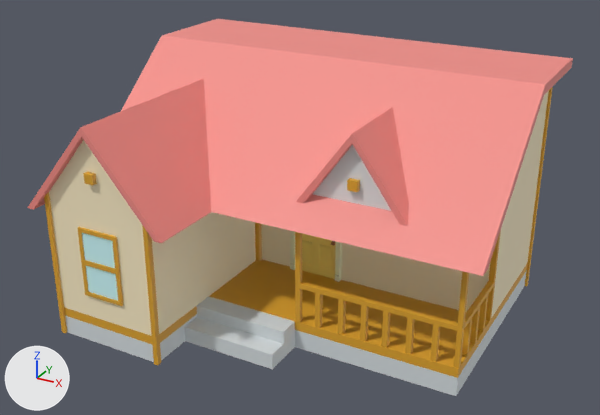
One commit to the FBX model Assets/_Game/Mesh Assets/House.fbx: the scene before it, then after it.
Camera for both pictures: a 50 mm camera at (10.84, -20.04, 13.42) aimed at (-0.07, -0.21, 3.51). The axes (+X, +Y, +Z) are drawn at lower left. The lights are the same throughout.

The first picture shows 'Beam.001', 'Door.003', 'Floor', 'Foundation', 'Patio', 'PatioSide', 'Roof', 'Roof.003', 'RoofMain', 'Stairs', 'WallRoof', 'Walls', 'Window', 'WindowSill'.
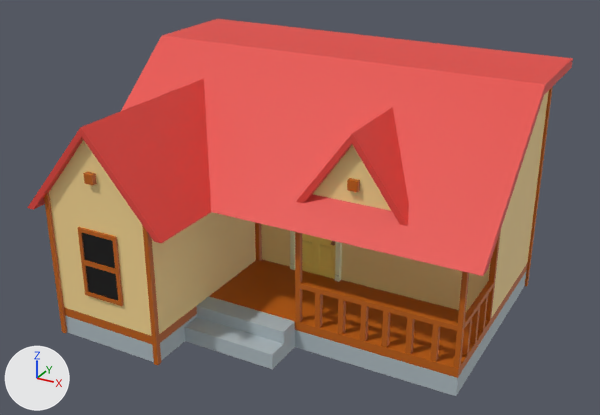
Commit message: House material updated

The change, as a diff of the scene's bpy script:
```diff
--- a/Assets/_Game/Mesh Assets/House.fbx.py
+++ b/Assets/_Game/Mesh Assets/House.fbx.py
@@ me_cube_073 @@
 me_cube_073.from_pydata(...)  # 8 vertices, 6 faces; spans x -4.47..-3.32, y -4.74..-4.67, z 1.68..3.61
-me_cube_073.materials.append(mat_m_wall_bathroom_001)  # cyan #d1fdff
+me_cube_073.materials.append(mat_m_house)  # picture img_t_house_png
@@ me_cube_099 @@
 me_cube_099.from_pydata(...)  # 12 vertices, 8 faces; spans x -6.25..-1.54, y -4.92..0.67, z 4.0..6.75
-me_cube_099.materials.append(mat_m_couch)  # pink #f38e87
+me_cube_099.materials.append(mat_m_house)  # picture img_t_house_png
@@ me_cube_053 @@
 me_cube_053.from_pydata(...)  # 8 vertices, 8 faces; spans x 1.01..3.81, y -1.77..-1.47, z 4.7..6.49
+me_cube_053.materials.append(mat_m_house)  # picture img_t_house_png
@@ me_cube_066 @@
 me_cube_066.from_pydata(...)  # 16 vertices, 14 faces; spans x -5.61..5.69, y -4.7..4.8, z 0.0..0.58
-me_cube_066.materials.append(mat_m_sink_004)  # light grey #d8dfe2
+me_cube_066.materials.append(mat_m_house)  # picture img_t_house_png
@@ me_cube_103 @@
 me_cube_103.from_pydata(...)  # 12 vertices, 8 faces; spans x 0.78..4.04, y -2.02..0.67, z 4.54..6.75
-me_cube_103.materials.append(mat_m_couch)  # pink #f38e87
+me_cube_103.materials.append(mat_m_house)  # picture img_t_house_png
@@ me_cube_074 @@
 me_cube_074.from_pydata(...)  # 60 vertices, 62 faces; spans x -4.56..-3.22, y -4.78..-4.64, z 1.59..3.71
-me_cube_074.materials.append(mat_m_table_003)  # orange #e0a52b
+me_cube_074.materials.append(mat_m_house)  # picture img_t_house_png
@@ me_cube_069 @@
 me_cube_069.from_pydata(...)  # 114 vertices, 114 faces; spans x -5.61..5.69, y -4.7..4.8, z 0.87..7.4
-me_cube_069.materials.append(mat_m_rug1_001)  # beige #fdeec8
+me_cube_069.materials.append(mat_m_house)  # picture img_t_house_png
@@ me_cube_075 @@
 me_cube_075.from_pydata(...)  # 16 vertices, 14 faces; spans x -2.17..0.81, y -3.4..-2.12, z 0.0..0.87
-me_cube_075.materials.append(mat_m_sink_004)  # light grey #d8dfe2
+me_cube_075.materials.append(mat_m_house)  # picture img_t_house_png
@@ me_cube_051 @@
 me_cube_051.from_pydata(...)  # 118 vertices, 121 faces; spans x -6.25..6.23, y -2.66..4.88, z 4.0..7.64
-me_cube_051.materials.append(mat_m_couch_001)  # pink #f38e87
+me_cube_051.materials.append(mat_m_house)  # picture img_t_house_png
@@ me_cube_082 @@
 me_cube_082.from_pydata(...)  # 108 vertices, 106 faces; spans x 0.82..5.69, y -2.09..-1.94, z 0.87..4.32
-me_cube_082.materials.append(mat_m_table_003)  # orange #e0a52b
+me_cube_082.materials.append(mat_m_house)  # picture img_t_house_png
@@ me_cube_085 @@
 me_cube_085.from_pydata(...)  # 8 vertices, 6 faces; spans x -2.24..-2.1, y -4.78..-4.62, z 0.0..4.58
-me_cube_085.materials.append(mat_m_table_003)  # orange #e0a52b
+me_cube_085.materials.append(mat_m_house)  # picture img_t_house_png
@@ me_cube_068 @@
 me_cube_068.from_pydata(...)  # 16 vertices, 14 faces; spans x -5.61..5.69, y -4.7..4.8, z 0.58..0.87
-me_cube_068.materials.append(mat_m_table_003)  # orange #e0a52b
+me_cube_068.materials.append(mat_m_house)  # picture img_t_house_png
@@ me_cube_107 @@
 me_cube_107.from_pydata(...)  # 56 vertices, 53 faces; spans x 5.53..5.69, y -1.94..0.75, z 0.87..6.68
-me_cube_107.materials.append(mat_m_table_003)  # orange #e0a52b
+me_cube_107.materials.append(mat_m_house)  # picture img_t_house_png
```

Location of each change, (x1, y1, x2, y2) in pixels of the pictures (600 x 415 px):
'RoofMain', recoloured (pink to red)
    both: (121, 19, 573, 276)
'Walls', recoloured (beige to brown)
    both: (49, 91, 549, 336)
'Roof', recoloured (pink to red)
    both: (27, 79, 211, 243)
'Floor', recoloured
    both: (64, 259, 527, 378)
'Foundation', recoloured
    both: (65, 270, 527, 396)
'Stairs', recoloured
    both: (184, 297, 295, 369)
'Patio', recoloured
    both: (295, 232, 469, 368)
'Roof.003', recoloured (pink to red)
    both: (296, 107, 409, 226)
'WallRoof', recoloured (grey to brown)
    both: (313, 145, 391, 211)
'Window', recoloured (cyan to black)
    both: (82, 233, 118, 301)
'PatioSide', recoloured
    both: (462, 230, 501, 356)
'Beam.001', recoloured
    both: (142, 225, 161, 365)
'WindowSill', recoloured
    both: (77, 227, 123, 306)
